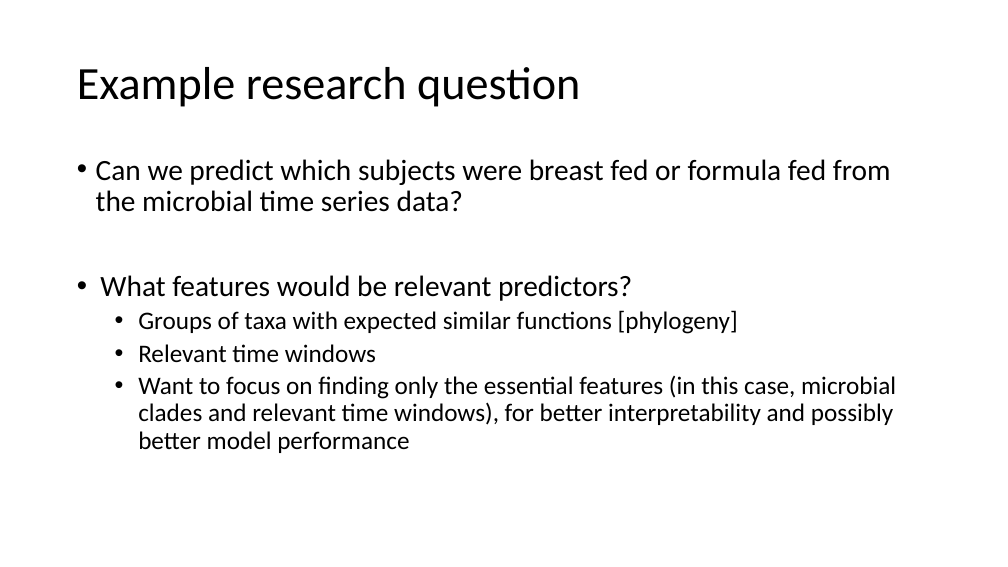
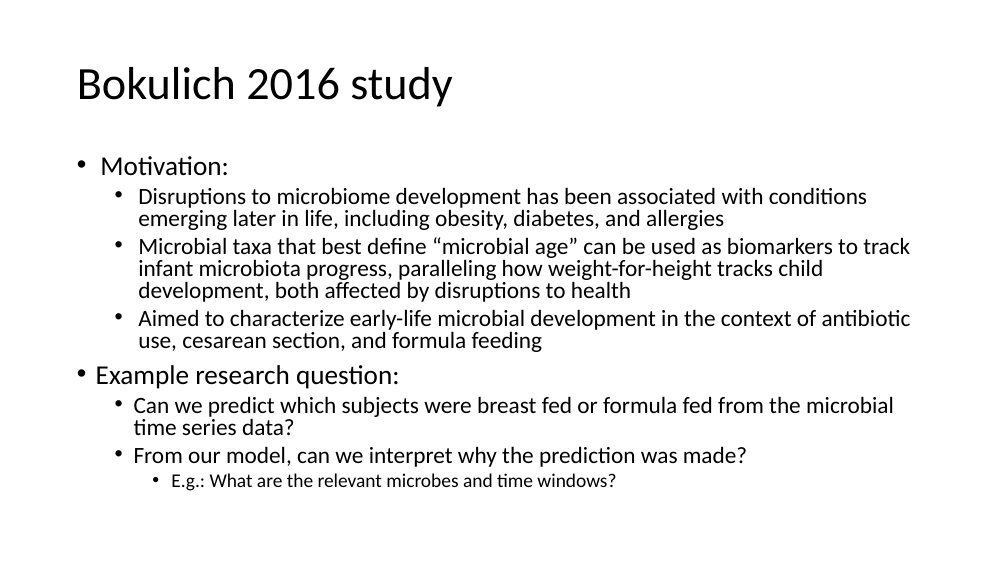
Before and after one commit to gerberlab/cs109b-microbiome, a slide deck: slide 10 of 2022/course_slides.pptx (slide 11 before the commit). Drawn at 1008x567 pixels with LibreOffice and Linux fonts; fonts in the diff are those of the drawing. Boxes give left, top, right and bottom in pixels: in the first picture for what was removed or moved away, otherwise in the second. Text is boxed around its words. In the diff, an @@ line names an element or a change of style, - is before the commit and + after.

```diff
--- a/2022/course_slides.pptx
+++ b/2022/course_slides.pptx
@@ title at (77, 67, 452, 107): text changed @@
-Example research question
+Bokulich 2016 study
@@ text at (96, 156, 911, 389): paragraphs added @@
+• Motivation:
+  • Disruptions to microbiome development has been associated with conditions emerging later in life, including obesity, diabetes, and allergies
+  • Microbial taxa that best define “microbial age” can be used as biomarkers to track infant microbiota progress, paralleling how weight-for-height tracks child development, both affected by disruptions to health
+  • Aimed to characterize early-life microbial development in the context of antibiotic use, cesarean section, and formula feeding
+• Example research question:
@@ text at (134, 396, 894, 435): size 28 to 22.2 pt in "Can we predict which subjects were breast ..."; list level 1 to 2 in "Can we predict which subjects ..."; line spacing 0.9 to 0.8 @@
@@ text at (134, 446, 747, 491): text changed; size 24 to 22.2 pt @@
-• What features would be relevant predictors?
-  • Groups of taxa with expected similar functions [phylogeny]
-  • Relevant time windows
-  • Want to focus on finding only the essential features (in this case, microbial clades and relevant time windows), for better interpretability and possibly better model performance
+  • From our model, can we interpret why the prediction was made?
+    • E.g.: What are the relevant microbes and time windows?
```
Also in this commit, not shown: 11 other slides changed, 7 slides added, 2 slides removed, 1 other file.
